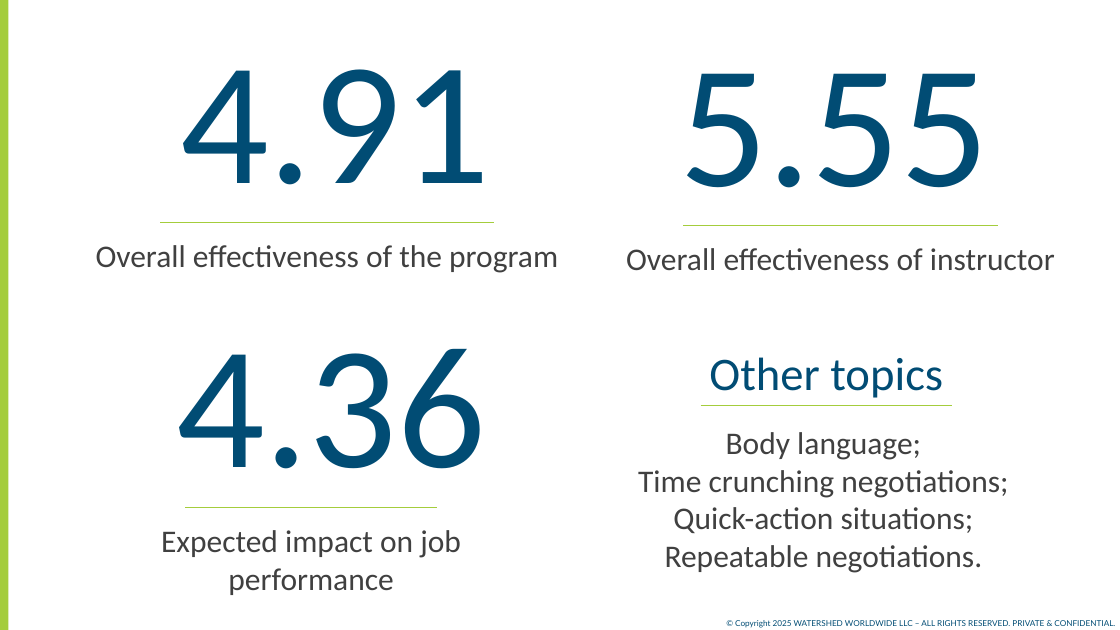
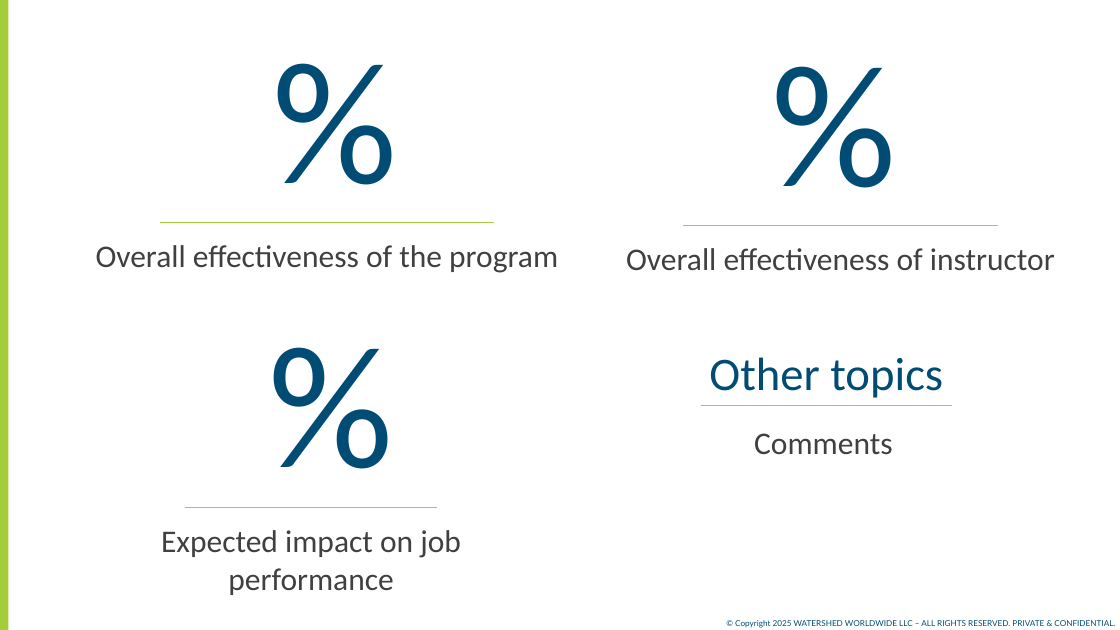
Before and after one commit to Careers-Portfolio/Joe-Don-Altamarino, a slide deck: slide 6 of ER - 02-10-26 - MPC - AOP2 (Marcelo)(5335).pptx. Drawn at 1120x630 pixels with LibreOffice and Linux fonts; fonts in the diff are those of the drawing. Boxes give left, top, right and bottom in pixels: in the first picture for what was removed or moved away, otherwise in the second. Text is boxed around its words. In the diff, an @@ line names an element or a change of style, - is before the commit and + after.

```diff
--- a/ER - 02-10-26 - MPC - AOP2 (Marcelo)(5335).pptx
+++ b/ER - 02-10-26 - MPC - AOP2 (Marcelo)(5335).pptx
@@ text at <box>180,69,490,185</box>: text changed @@
-4.91
+%
@@ text at <box>679,73,989,188</box>: text changed @@
-5.55
+%
@@ text at <box>176,348,486,469</box>: text changed @@
-4.36
+%
@@ text at <box>754,433,892,454</box>: text changed @@
-Body language;
-Time crunching negotiations;
-Quick-action situations;
-Repeatable negotiations.
+Comments
```
Also in this commit, not shown: 4 other slides changed, 10 other files.
